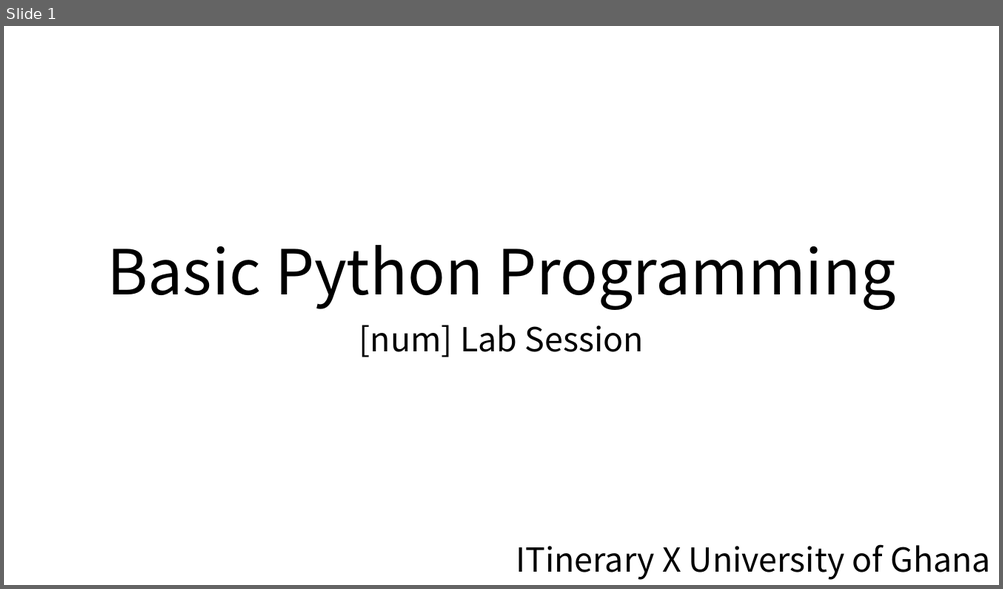
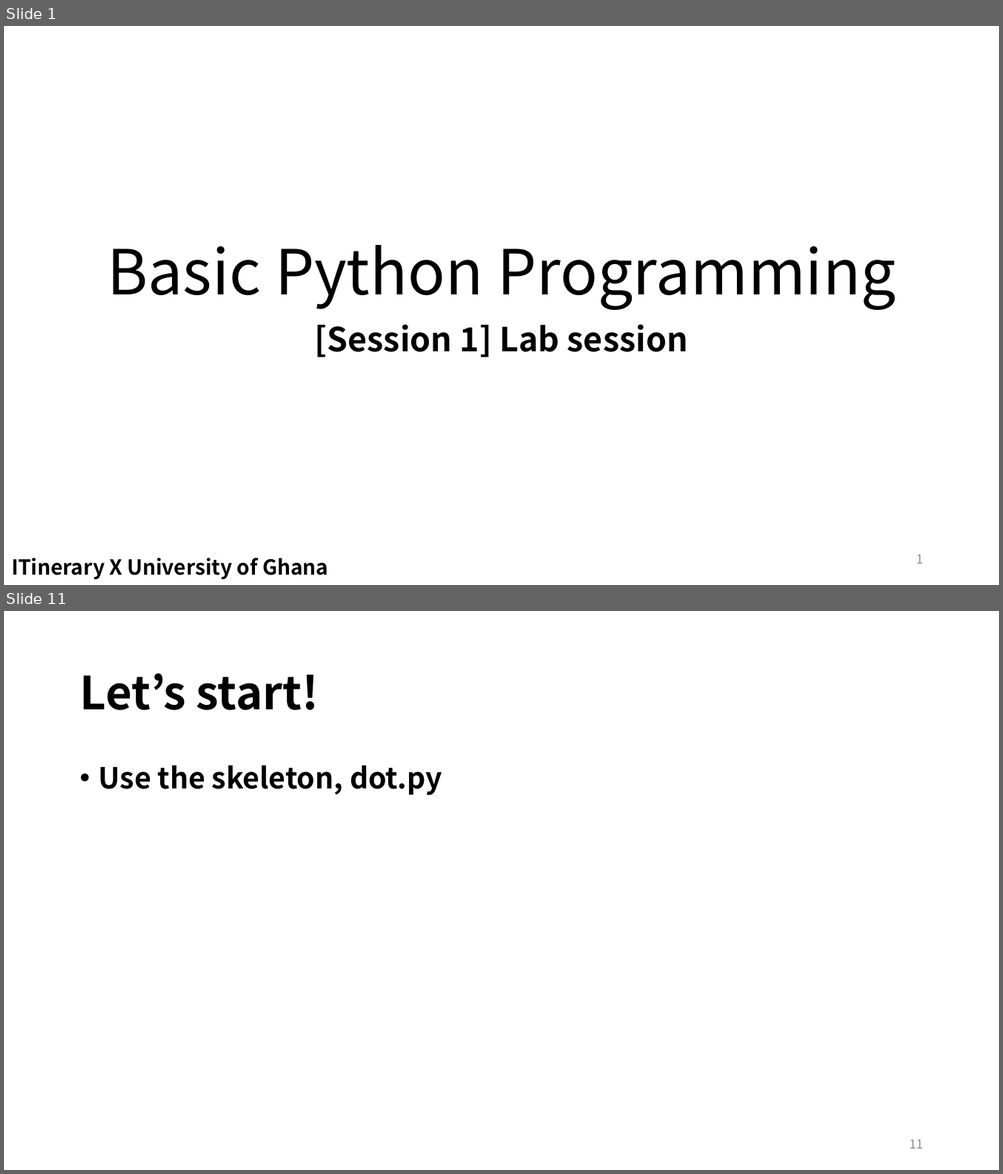
Before and after one commit to EunSeong-Park/EunSeong-Park.github.io, a slide deck: contents/2020_ITinerary/assets/session_1/labsession.pptx. Shown one above the other, each under a label of ours: slide 1 before the commit, slides 1 and 11 after it; the slides between them are not shown. The pictures are 1003x589 and 1003x1174 pixels, drawn with LibreOffice and Linux fonts; fonts in the diff are those of the drawing. Boxes give left, top, right and bottom in pixels: in the first picture for what was removed or moved away, otherwise in the second. Text is boxed around its words. In the diff, an @@ line names an element or a change of style, - is before the commit and + after.

```diff
--- a/contents/2020_ITinerary/assets/session_1/labsession.pptx
+++ b/contents/2020_ITinerary/assets/session_1/labsession.pptx
@@ slide 11 added at [4, 611, 999, 1170], background #FFFFFF @@
@@ title added at [79, 673, 319, 710], 44 pt, text #000000, bold @@
+Let’s start!
@@ text added at [99, 765, 442, 795], 28 pt, text #000000, bold @@
+• Use the skeleton, dot.py
@@ page number added at [909, 1140, 923, 1149], 12 pt, text #8C8C8C @@
+11
@@ slide 1 changed as well @@
@@ subtitle at [315, 324, 688, 358]: text changed; bold on @@
-[num] Lab Session
+[Session 1] Lab session
@@ text "ITinerary X University of Ghana": place and size @@
-text "ITinerary X University of Ghana" at [515, 545, 990, 580]
+text "ITinerary X University of Ghana" at [11, 558, 328, 580]
@@ text "ITinerary X University of Ghana" at [11, 558, 328, 580]: size 32 to 20 pt, bold on; alignment right to left @@
@@ page number added at [916, 555, 922, 564], 12 pt, text #8C8C8C @@
+1
```
Also in this commit, not shown: 1 other slide changed, 15 other slides added, 5 slides removed, 15 other files.
